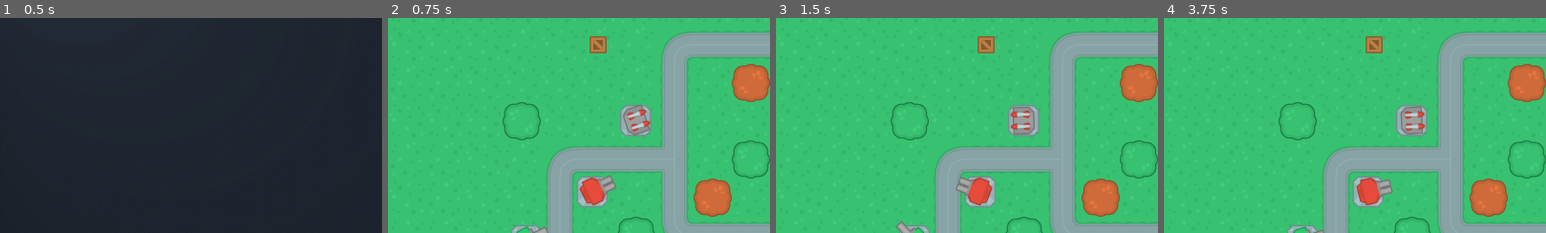
Above: before the commit, frames 1-4 (left to right).
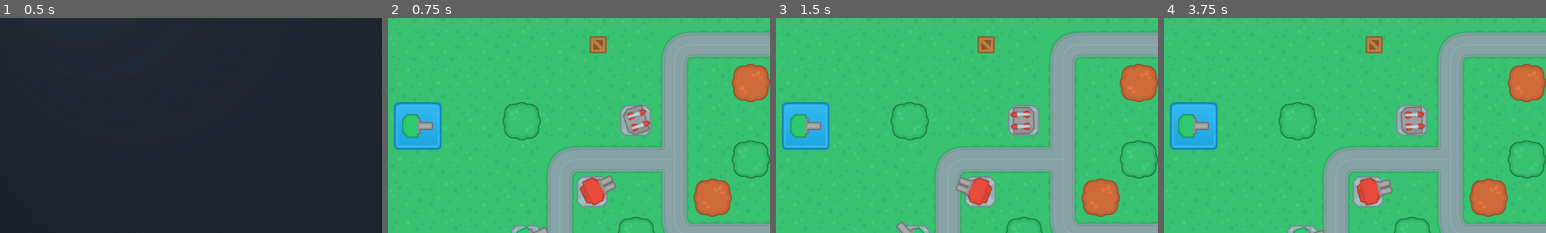
Above: after the commit, the same moments.

Repository: derUbermenk/TowerDefense
Game: Godot game, scene res://SceneHandler.tscn
Same seed, same stepped clock (60 frames per second), same inputs: the game is played once before the commit and once after it.
Inputs (mouse positions are % of the whole screen's width and height, from its top left):
- Up to frame 1 (0.5 s): no input
- Up to frame 2 (0.75 s): click "New Game" at 0.5 s
- Up to frame 3 (1.5 s): click (4, 50) at 1.27 s
- Up to frame 4 (3.75 s): click (4, 50) at 2.02 s; click (4, 50) at 2.77 s; tap Enter at 3.5 s; move the mouse to (72, 45) at 3.52 s
The pictures show only the part of the screen within x 0-50%, y 25-75%; the shares and areas given below are measured in that part.

Frame 1 is identical in both runs. In frame 2, 2.4% of the frame differs, in the area x 1-14%, y 39-62%; in frame 3, 2.4%; in frame 4, 2.4%.

Commit message:
add build bar

Diff:
--- a/Scenes/MainScenes/GameScene.tscn
+++ b/Scenes/MainScenes/GameScene.tscn
@@ -1,7 +1,41 @@
-[gd_scene load_steps=2 format=2]
+[gd_scene load_steps=4 format=2]
 
 [ext_resource path="res://Scenes/Maps/Map1.tscn" type="PackedScene" id=1]
+[ext_resource path="res://Assets/Towers/towerDefense_tile249.png" type="Texture" id=2]
+[ext_resource path="res://Assets/UI/Button/blue_button12.png" type="Texture" id=3]
 
 [node name="GameScene" type="Node2D"]
 
 [node name="Map1" parent="." instance=ExtResource( 1 )]
+
+[node name="UI" type="CanvasLayer" parent="."]
+
+[node name="HUD" type="Control" parent="UI"]
+anchor_right = 1.0
+anchor_bottom = 1.0
+
+[node name="BuildBar" type="VBoxContainer" parent="UI/HUD"]
+anchor_top = 1.0
+anchor_bottom = 1.0
+margin_top = -400.0
+margin_right = 100.0
+rect_min_size = Vector2( 100, 400 )
+
+[node name="Gun" type="TextureButton" parent="UI/HUD/BuildBar"]
+margin_left = 10.0
+margin_right = 90.0
+margin_bottom = 80.0
+rect_min_size = Vector2( 80, 80 )
+size_flags_horizontal = 4
+texture_normal = ExtResource( 3 )
+expand = true
+
+[node name="TextureRect" type="TextureRect" parent="UI/HUD/BuildBar/Gun"]
+anchor_right = 1.0
+anchor_bottom = 1.0
+margin_left = 10.0
+margin_top = 10.0
+margin_right = -10.0
+margin_bottom = -10.0
+texture = ExtResource( 2 )
+expand = true
--- a/Scenes/Turrets/GunT1.tscn
+++ b/Scenes/Turrets/GunT1.tscn
@@ -1,7 +1,7 @@
 [gd_scene load_steps=4 format=2]
 
-[ext_resource path="res://Towers/towerDefense_tile180.png" type="Texture" id=1]
-[ext_resource path="res://Towers/towerDefense_tile249.png" type="Texture" id=2]
+[ext_resource path="res://Assets/Towers/towerDefense_tile180.png" type="Texture" id=1]
+[ext_resource path="res://Assets/Towers/towerDefense_tile249.png" type="Texture" id=2]
 [ext_resource path="res://Scenes/Turrets/GunT1.gd" type="Script" id=3]
 
 [node name="GunT1" type="Node2D"]
--- a/Scenes/Turrets/GunT2.tscn
+++ b/Scenes/Turrets/GunT2.tscn
@@ -1,7 +1,7 @@
 [gd_scene load_steps=4 format=2]
 
-[ext_resource path="res://Towers/towerDefense_tile250.png" type="Texture" id=1]
-[ext_resource path="res://Towers/towerDefense_tile181.png" type="Texture" id=2]
+[ext_resource path="res://Assets/Towers/towerDefense_tile250.png" type="Texture" id=1]
+[ext_resource path="res://Assets/Towers/towerDefense_tile181.png" type="Texture" id=2]
 [ext_resource path="res://Scenes/Turrets/GunT2.gd" type="Script" id=3]
 
 [node name="GunT2" type="Node2D"]
--- a/Scenes/Turrets/MissileT1.tscn
+++ b/Scenes/Turrets/MissileT1.tscn
@@ -1,8 +1,8 @@
 [gd_scene load_steps=5 format=2]
 
-[ext_resource path="res://Towers/towerDefense_tile180.png" type="Texture" id=1]
-[ext_resource path="res://Towers/towerDefense_tile251.png" type="Texture" id=2]
-[ext_resource path="res://Towers/towerDefense_tile228.png" type="Texture" id=3]
+[ext_resource path="res://Assets/Towers/towerDefense_tile180.png" type="Texture" id=1]
+[ext_resource path="res://Assets/Towers/towerDefense_tile251.png" type="Texture" id=2]
+[ext_resource path="res://Assets/Towers/towerDefense_tile228.png" type="Texture" id=3]
 [ext_resource path="res://Scenes/Turrets/MissileT1.gd" type="Script" id=4]
 
 [node name="MissileT1" type="Node2D"]
Renamed: Towers/towerDefense_tile180.png -> Assets/Towers/towerDefense_tile180.png
Not shown, changed: Assets/Towers/towerDefense_tile180.png.import
Renamed: Towers/towerDefense_tile181.png -> Assets/Towers/towerDefense_tile181.png
Not shown, changed: Assets/Towers/towerDefense_tile181.png.import
Renamed: Towers/towerDefense_tile228.png -> Assets/Towers/towerDefense_tile228.png
Not shown, changed: Assets/Towers/towerDefense_tile228.png.import
Renamed: Towers/towerDefense_tile249.png -> Assets/Towers/towerDefense_tile249.png
Not shown, changed: Assets/Towers/towerDefense_tile249.png.import
Renamed: Towers/towerDefense_tile250.png -> Assets/Towers/towerDefense_tile250.png
Not shown, changed: Assets/Towers/towerDefense_tile250.png.import
Renamed: Towers/towerDefense_tile251.png -> Assets/Towers/towerDefense_tile251.png
Not shown, changed: Assets/Towers/towerDefense_tile251.png.import
